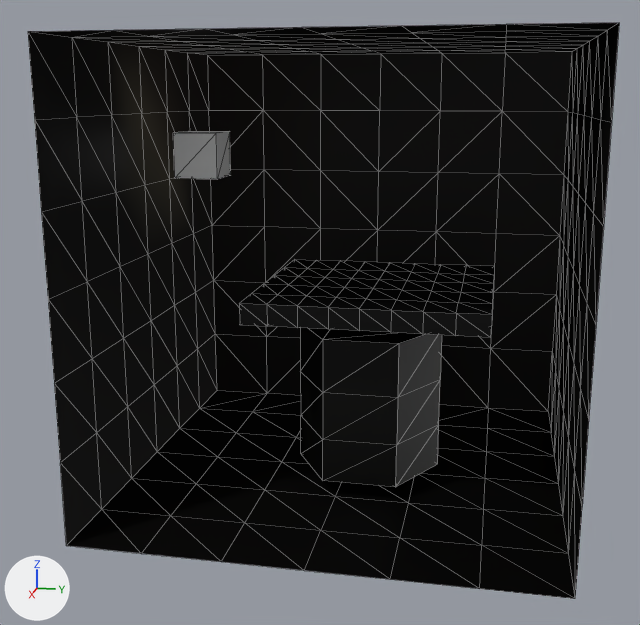
The COLLADA model solver.dae: old version first, new version second.
The view is the same before and after, from a camera (50 mm lens) standing at (12.06, 1.95, 3.35) and looking at (0.23, -0.42, 0.39). The lights are fixed; the arrows at lower left show +X, +Y and +Z. Mesh edges are drawn as thin lines. Where no turn or scale is listed for an object, it has been applied to the vertices.
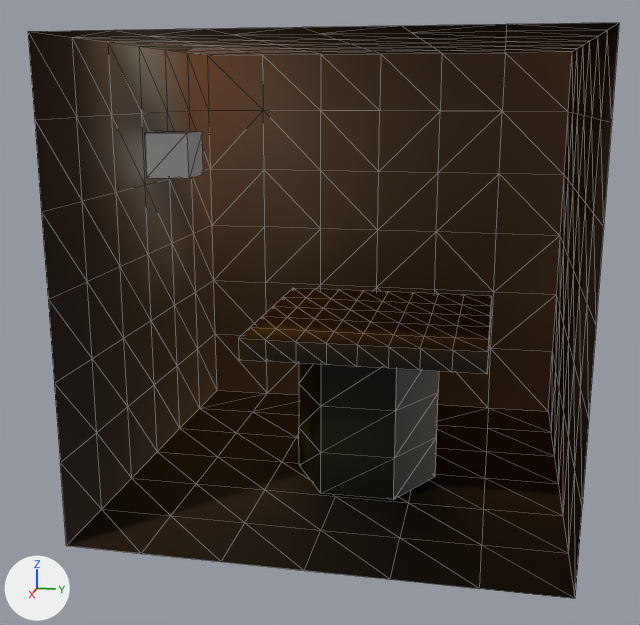
The newer file is also turned or shifted as a whole; pictures and numbers use the older file's frame.

Boxes [x1, y1, x2, y2] around the edits, measured in the pictures (640 x 625 px):
'Cube.002', moved
    before: [239, 259, 494, 338]
    after: [238, 288, 491, 374]
'Cylinder', moved
    before: [300, 328, 442, 487]
    after: [299, 363, 439, 500]
'Cube.001', moved
    before: [173, 131, 231, 179]
    after: [146, 131, 203, 179]
part 1 of me_cube, recoloured (black to brown)
    both: [28, 23, 619, 599]

Edits to the bpy script that builds the scene:
```text
Change me_cube:
    where me_cube.from_pydata(...)  # 193 vertices, 360 faces; spans x -3.0..3.0, y -3.0..3.0, z -3.0..3.0
    used by ob_cube; location = (0.0, -0.02, 1.0)
    me_cube part 1: 360 faces centred in x -3.0..2.67, y -3.0..3.0, z -3.0..3.0 are repainted in the vertex colours; the middle colour goes from black #0c0907 to brown #65462a
Change ob_cube_002:
    ob_cube_002.location: (-0.02, 0.37, 0.65) -> (-0.02, 0.35, 0.19)
Change ob_cube_001:
    ob_cube_001.location: (-0.44, -2.3, 2.5) -> (-0.44, -2.72, 2.5)
Change ob_cylinder:
    ob_cylinder.location: (0.16, 0.28, -0.78) -> (0.16, 0.25, -0.97)
```
